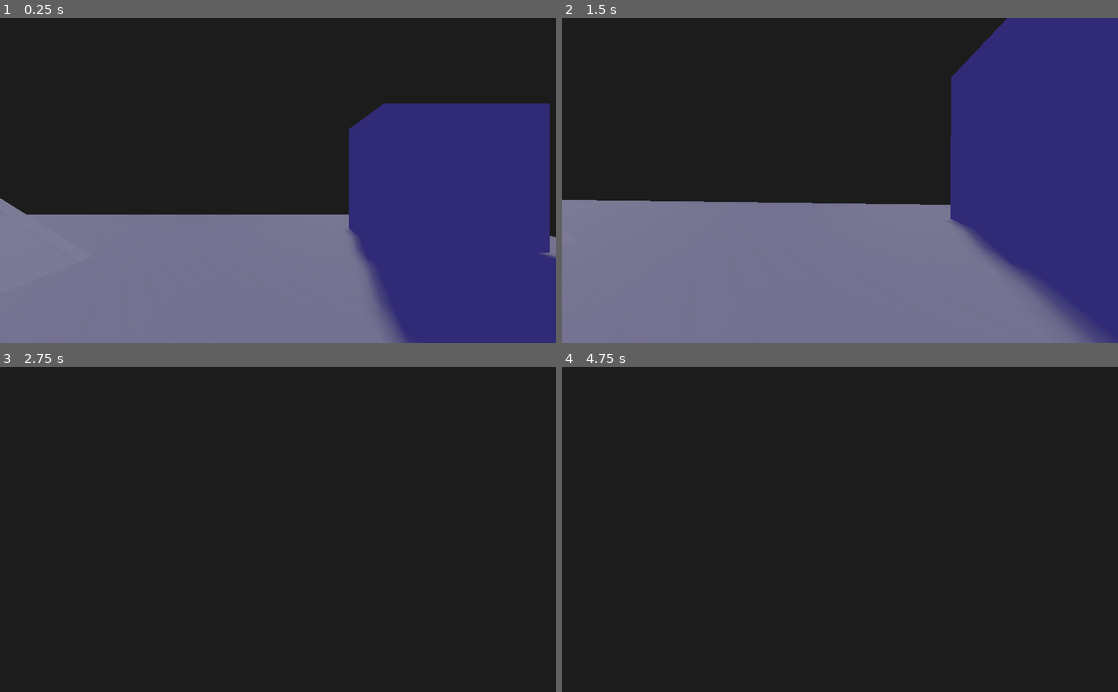
Above: before the commit, frames 1-4 (two rows, left to right).
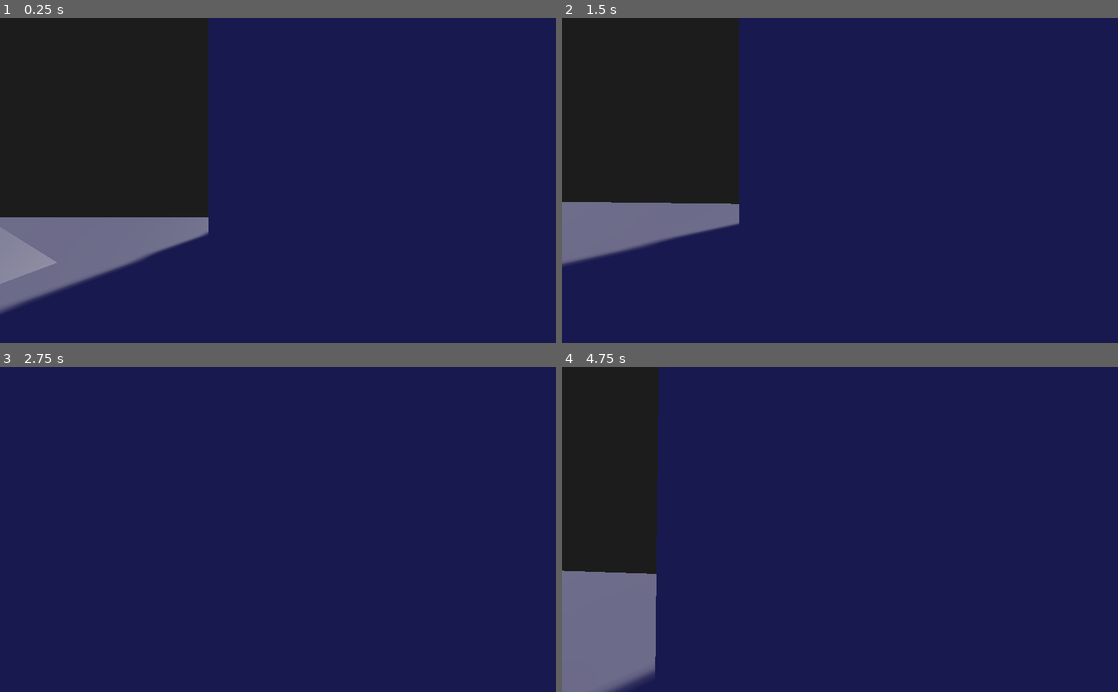
Above: after the commit, the same moments.

Repository: mhamedGd/immersive-sim
Game: Godot game, scene res://Sandbox/TestLevel.tscn
Two runs of this game, one before a commit and one after it. Both use one fixed random seed, a clock stepped at 60 frames per second and the inputs below.
Inputs (mouse positions are in pixels of both pictures, inside the frame that each line leads up to):
- Up to frame 1 (0.25 s): no input
- Up to frame 2 (1.5 s): tap Enter at 0.5 s; move the mouse to (867, 180) at 0.52 s; hold W (forward) from 0.53 s (still down); tap C (crouch) at 0.6 s; tap Space (jump) at 0.77, 0.8, 1.07, 1.35 s; move the mouse to (812, 180) at 1.27 s
- Up to frame 3 (2.75 s): keep holding W (forward); tap Space (jump) at 1.52, 1.82, 2.3 s; tap C (crouch) at 1.55, 2.1 s; move the mouse to (289, 523) at 2.02 s
- Up to frame 4 (4.75 s): keep holding W (forward); move the mouse to (834, 536) at 2.77 s; tap Shift (sprint) at 2.85 s; tap Space (jump) at 3.02, 3.32, 3.77, 3.8, 4.07, 4.25, 4.35, 4.52 s; tap C (crouch) at 3.05, 3.6, 4.55 s; move the mouse to (878, 532) at 3.52 s; move the mouse to (795, 526) at 4.27 s

The runs differ from the first frame. In frame 1, 71% of the frame differs, in the area x 0-100%, y 0-100%; in frame 2, 78%; in frame 3, 100%; in frame 4, 89%.

Commit message:
Add leaning

Diff:
--- a/Player/Camera.gd
+++ b/Player/Camera.gd
@@ -1,8 +1,8 @@
 extends Camera
 
 
-export (float) var tension = 0.5
-export (float) var dampening = 0.1
+export (float) var tension = 0.6
+export (float) var dampening = 0.15
 
 var resting_position := Vector3.ZERO
 var spring_position := Vector3.ZERO
@@ -14,6 +14,8 @@
 func _process(delta):
 	translation = spring_process(delta)
 
+func set_camera_resting_pos(new_resting_pos):
+	resting_position = new_resting_pos
 
 func spring_process(delta:float) -> Vector3:
 	var displacement:= (resting_position - spring_position) * delta
--- a/Player/Player.gd
+++ b/Player/Player.gd
@@ -8,13 +8,16 @@
 onready var standing_collider   = $StandingCollision
 onready var crouching_collider  = $CrouchingCollision
 onready var ducking_collider    = $StandingCollision
-var current_camera_height : float = 1.75
+var current_camera_height : float = 1.6
 
 onready var tracer = $Tracer
 
 var snap_vector : Vector3
 var velocity : Vector3
 var mantle_pos: Vector3
+var down_ray_pos: Vector3
+
+export (float) var camera_pos_rot_z = -25.0
 
 func _ready():
 	Input.mouse_mode = Input.MOUSE_MODE_CAPTURED
@@ -33,7 +36,7 @@
 
 	states_manager.update_state(delta)
 	change_camera_height()
-	print(camera.translation.y)
+	update_camera_rot_z()
 
 func _physics_process(delta):
 	states_manager.physics_state(delta)
@@ -66,3 +69,10 @@
 
 func set_camera_height(new_height):
 	current_camera_height = new_height
+
+func update_camera_rot_z():
+	var lean_str = Input.get_action_strength("lean_right") - Input.get_action_strength("lean_left")
+	var cam_rot = camera.rotation_degrees
+	cam_rot.z = camera_pos_rot_z * lean_str
+	camera.rotation_degrees = lerp(camera.rotation_degrees, cam_rot, 0.1)
+	camera.set_camera_resting_pos(Vector3.RIGHT * 0.5 * -lean_str)
--- a/Player/Player.tscn
+++ b/Player/Player.tscn
@@ -29,14 +29,15 @@
 
 [node name="MeshInstance" type="MeshInstance" parent="."]
 transform = Transform( 1, 0, 0, 0, -4.37114e-08, 1, 0, -1, -4.37114e-08, 0, 1.2, 0 )
+visible = false
 mesh = SubResource( 2 )
 
 [node name="CameraContainer" type="Spatial" parent="."]
-transform = Transform( 1, 0, 0, 0, 1, 0, 0, 0, 1, 0, 1.75, 0 )
+transform = Transform( 1, 0, 0, 0, 1, 0, 0, 0, 1, 0, 1.6, 0 )
 
 [node name="Camera" type="Camera" parent="CameraContainer"]
 transform = Transform( -1, 0, -8.74228e-08, 0, 1, 0, 8.74228e-08, 0, -1, 0, 0, 0 )
-fov = 90.0
+fov = 80.0
 script = ExtResource( 2 )
 
 [node name="Tracer" type="Spatial" parent="."]
--- a/Player/States/BaseState.gd
+++ b/Player/States/BaseState.gd
@@ -32,8 +32,8 @@
 const jump_height = 6.0
 const gravity = 9.0
 
-const standing_camera_height = 1.75
-const crouchng_camera_height = 1.0
+const standing_camera_height = 1.6
+const crouchng_camera_height = 0.9
 
 func apply_gravity(delta):
 	if not root_player.is_on_floor():
@@ -64,10 +64,11 @@
 	var for_collision = direct_state.intersect_ray(root_player.global_transform.origin + Vector3.UP * ray_height, root_player.global_transform.origin + Vector3.UP * ray_height + root_player.global_transform.basis.z * mantle_distance, [root_player])
 
 	if(for_collision):
-		var down_collision = direct_state.intersect_ray(for_collision.position + root_player.global_transform.basis.z * obstacle_in_depth + Vector3.UP * mantle_height, for_collision.position + root_player.global_transform.basis.z * obstacle_in_depth, [root_player])
+		var down_ray_pos : Vector3 = for_collision.position + root_player.global_transform.basis.z * obstacle_in_depth + Vector3.UP * mantle_height
+		var down_collision = direct_state.intersect_ray(down_ray_pos, for_collision.position + root_player.global_transform.basis.z * obstacle_in_depth, [root_player])
 		if(down_collision):
-			root_player.tracer.global_transform.origin  = down_collision.position
 			root_player.mantle_pos = down_collision.position
+			root_player.down_ray_pos = down_ray_pos
 			return true
 
 	return false
--- a/Player/States/FallState.gd
+++ b/Player/States/FallState.gd
@@ -23,7 +23,7 @@
 
 func _on_state_exit() -> void:
 	end_air_height = root_player.global_transform.origin.y
-	root_player.camera.apply_impulse(Vector3.DOWN * falling_time * 0.13)
+	root_player.camera.apply_impulse(Vector3.DOWN * falling_time * 0.17)
 	falling_time = 0.0
 
 func get_state_enum():
--- a/Player/States/MantleState.gd
+++ b/Player/States/MantleState.gd
@@ -4,20 +4,32 @@
 var up_position : Vector3
 var for_position : Vector3
 
+var vault : bool = false
+var player_forward : Vector3
+
 func _on_state_enter() -> void:
 	print(GlobalDataBase.PLAYER_STATES.keys()[get_state_enum()])
 	root_player.velocity = Vector3.ZERO
 
-	up_position = root_player.global_transform.origin + Vector3.UP * (abs(root_player.mantle_pos.y - root_player.global_transform.origin.y) + 0.05)
-	for_position = up_position + root_player.global_transform.basis.z * 1.25
+	player_forward = root_player.global_transform.basis.z
+
+	var vault_collision = get_world().direct_space_state.intersect_ray(root_player.down_ray_pos + (player_forward * 0.5), root_player.down_ray_pos + (player_forward * 0.5) + (Vector3.DOWN * mantle_height), [root_player])
+
+	if vault_collision.empty():
+		up_position = root_player.global_transform.origin + player_forward * 2.0
+		for_position = root_player.global_transform.origin + player_forward * 2.0
+	else:
+		up_position = root_player.global_transform.origin + Vector3.UP * (abs(root_player.mantle_pos.y - root_player.global_transform.origin.y) + 0.05)
+		for_position = up_position + player_forward * 1.25
+
 	current_target = up_position
 
 var current_target:Vector3
 func _on_state_update(delta) -> void:
 	root_player.global_transform.origin = lerp(root_player.global_transform.origin, current_target, 0.1)
-	if(root_player.global_transform.origin.distance_to(up_position) < 0.05):
+	if(root_player.global_transform.origin.distance_to(up_position) < 0.08):
 		current_target = for_position
-	if(root_player.global_transform.origin.distance_to(for_position) < 0.05):
+	if(root_player.global_transform.origin.distance_to(for_position) < 0.08):
 		emit_signal("change_state", GlobalDataBase.PLAYER_STATES.IDLE)
 
 func _on_state_physics(delta) -> void:
--- a/Sandbox/TestLevel.gd
+++ b/Sandbox/TestLevel.gd
@@ -1,5 +1,4 @@
 extends Spatial
 
-# Called when the node enters the scene tree for the first time.
 func _ready():
 	OS.set_window_position(OS.get_screen_size(0)/2 - OS.get_window_size()/2)
--- a/Sandbox/TestLevel.tscn
+++ b/Sandbox/TestLevel.tscn
@@ -9,8 +9,11 @@
 [sub_resource type="Environment" id=2]
 ambient_light_color = Color( 0.184314, 0.152941, 0.517647, 1 )
 ambient_light_energy = 1.5
-tonemap_mode = 1
+tonemap_mode = 4
 tonemap_white = 2.15
+auto_exposure_scale = 0.1
+auto_exposure_max_luma = 0.64
+auto_exposure_speed = 0.23
 ssao_radius = 11.97
 adjustment_enabled = true
 adjustment_brightness = 1.29
@@ -31,9 +34,24 @@
 material = ExtResource( 3 )
 
 [node name="CSGBox2" type="CSGBox" parent="CSGCombiner"]
-transform = Transform( 1, 0, 0, 0, 1, 0, 0, 0, 1, -9, 1.625, 4 )
+transform = Transform( 1, 0, 0, 0, 1, 0, 0, 0, 1, -9, 1.625, 1 )
 width = 4.0
 height = 4.0
+depth = 4.0
+material = ExtResource( 3 )
+
+[node name="CSGBox4" type="CSGBox" parent="CSGCombiner"]
+transform = Transform( 1, 0, 0, 0, 1, 0, 0, 0, 1, -9, 2.625, 5 )
+width = 4.0
+height = 10.0
+depth = 4.0
+material = ExtResource( 3 )
+
+[node name="CSGBox5" type="CSGBox" parent="CSGCombiner"]
+transform = Transform( 1, 0, 0, 0, 1, 0, 0, 0, 1, -5, 5.625, 5 )
+width = 4.0
+height = 12.0
+depth = 4.0
 material = ExtResource( 3 )
 
 [node name="CSGBox3" type="CSGBox" parent="CSGCombiner"]
@@ -50,8 +68,11 @@
 transform = Transform( 1, 0, 0, 0, 1, 0, 0, 0, 1, -4.4183, 0, -0.943913 )
 
 [node name="DirectionalLight" type="DirectionalLight" parent="."]
-transform = Transform( 0.917262, 0.28448, -0.278749, -0.170825, 0.913236, 0.36989, 0.35979, -0.291669, 0.886273, 0.784979, 0.753613, 0.640437 )
+transform = Transform( 0.917262, 0.28448, -0.278749, -0.0911037, 0.831183, 0.548484, 0.387724, -0.477709, 0.78833, 0.784979, 0.753613, 0.640437 )
 shadow_enabled = true
 
 [node name="WorldEnvironment" type="WorldEnvironment" parent="."]
 environment = SubResource( 2 )
+
+[node name="OmniLight" type="OmniLight" parent="."]
+transform = Transform( 1, 0, 0, 0, 1, 0, 0, 0, 1, -10.4367, 2.28337, -2.30669 )
--- a/Sandbox/test_mat.tres
+++ b/Sandbox/test_mat.tres
@@ -2,3 +2,15 @@
 
 [resource]
 albedo_color = Color( 0.44, 0.44, 0.44, 1 )
+metallic = 0.27
+metallic_specular = 0.87
+roughness = 0.6
+ao_enabled = true
+ao_light_affect = 1.0
+ao_on_uv2 = false
+ao_texture_channel = 0
+depth_enabled = true
+depth_scale = 0.05
+depth_deep_parallax = false
+depth_flip_tangent = false
+depth_flip_binormal = false
--- a/project.godot
+++ b/project.godot
@@ -117,6 +117,16 @@
 "events": [ Object(InputEventKey,"resource_local_to_scene":false,"resource_name":"","device":0,"alt":false,"shift":false,"control":false,"meta":false,"command":false,"pressed":false,"scancode":0,"physical_scancode":16777237,"unicode":0,"echo":false,"script":null)
  ]
 }
+lean_right={
+"deadzone": 0.5,
+"events": [ Object(InputEventKey,"resource_local_to_scene":false,"resource_name":"","device":0,"alt":false,"shift":false,"control":false,"meta":false,"command":false,"pressed":false,"scancode":0,"physical_scancode":69,"unicode":0,"echo":false,"script":null)
+ ]
+}
+lean_left={
+"deadzone": 0.5,
+"events": [ Object(InputEventKey,"resource_local_to_scene":false,"resource_name":"","device":0,"alt":false,"shift":false,"control":false,"meta":false,"command":false,"pressed":false,"scancode":0,"physical_scancode":81,"unicode":0,"echo":false,"script":null)
+ ]
+}
 
 [physics]
 
